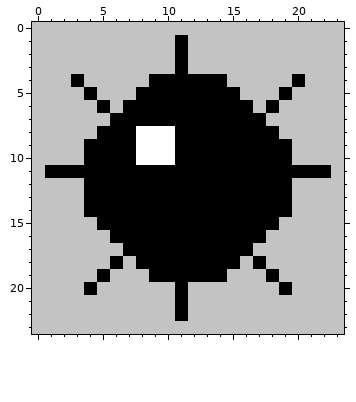
Pixel-art sprite: src/assets/mine.png. The picture above was drawn from the file before the commit.
The file is 24x24 pixels.
The same view after the edit:
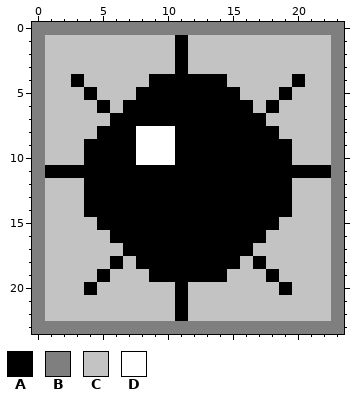
Palette (. is transparent): A #000000  B #7f7f7f  C #c3c3c3  D #ffffff
Diff:
{"y":0,"x":0,"old":"CCCCCCCCCCCCCCCCCCCCCCCC","new":"BBBBBBBBBBBBBBBBBBBBBBBB"}
{"y":1,"x":0,"old":"C","new":"B"}
{"y":1,"x":23,"old":"C","new":"B"}
{"y":2,"x":0,"old":"C","new":"B"}
{"y":2,"x":23,"old":"C","new":"B"}
{"y":3,"x":0,"old":"C","new":"B"}
{"y":3,"x":23,"old":"C","new":"B"}
{"y":4,"x":0,"old":"C","new":"B"}
{"y":4,"x":23,"old":"C","new":"B"}
{"y":5,"x":0,"old":"C","new":"B"}
{"y":5,"x":23,"old":"C","new":"B"}
{"y":6,"x":0,"old":"C","new":"B"}
{"y":6,"x":23,"old":"C","new":"B"}
{"y":7,"x":0,"old":"C","new":"B"}
{"y":7,"x":23,"old":"C","new":"B"}
{"y":8,"x":0,"old":"C","new":"B"}
{"y":8,"x":23,"old":"C","new":"B"}
{"y":9,"x":0,"old":"C","new":"B"}
{"y":9,"x":23,"old":"C","new":"B"}
{"y":10,"x":0,"old":"C","new":"B"}
{"y":10,"x":23,"old":"C","new":"B"}
{"y":11,"x":0,"old":"C","new":"B"}
{"y":11,"x":23,"old":"C","new":"B"}
{"y":12,"x":0,"old":"C","new":"B"}
{"y":12,"x":23,"old":"C","new":"B"}
{"y":13,"x":0,"old":"C","new":"B"}
{"y":13,"x":23,"old":"C","new":"B"}
{"y":14,"x":0,"old":"C","new":"B"}
{"y":14,"x":23,"old":"C","new":"B"}
{"y":15,"x":0,"old":"C","new":"B"}
{"y":15,"x":23,"old":"C","new":"B"}
{"y":16,"x":0,"old":"C","new":"B"}
{"y":16,"x":23,"old":"C","new":"B"}
{"y":17,"x":0,"old":"C","new":"B"}
{"y":17,"x":23,"old":"C","new":"B"}
{"y":18,"x":0,"old":"C","new":"B"}
{"y":18,"x":23,"old":"C","new":"B"}
{"y":19,"x":0,"old":"C","new":"B"}
{"y":19,"x":23,"old":"C","new":"B"}
{"y":20,"x":0,"old":"C","new":"B"}
{"y":20,"x":23,"old":"C","new":"B"}
{"y":21,"x":0,"old":"C","new":"B"}
{"y":21,"x":23,"old":"C","new":"B"}
{"y":22,"x":0,"old":"C","new":"B"}
{"y":22,"x":23,"old":"C","new":"B"}
{"y":23,"x":0,"old":"CCCCCCCCCCCCCCCCCCCCCCCC","new":"BBBBBBBBBBBBBBBBBBBBBBBB"}
